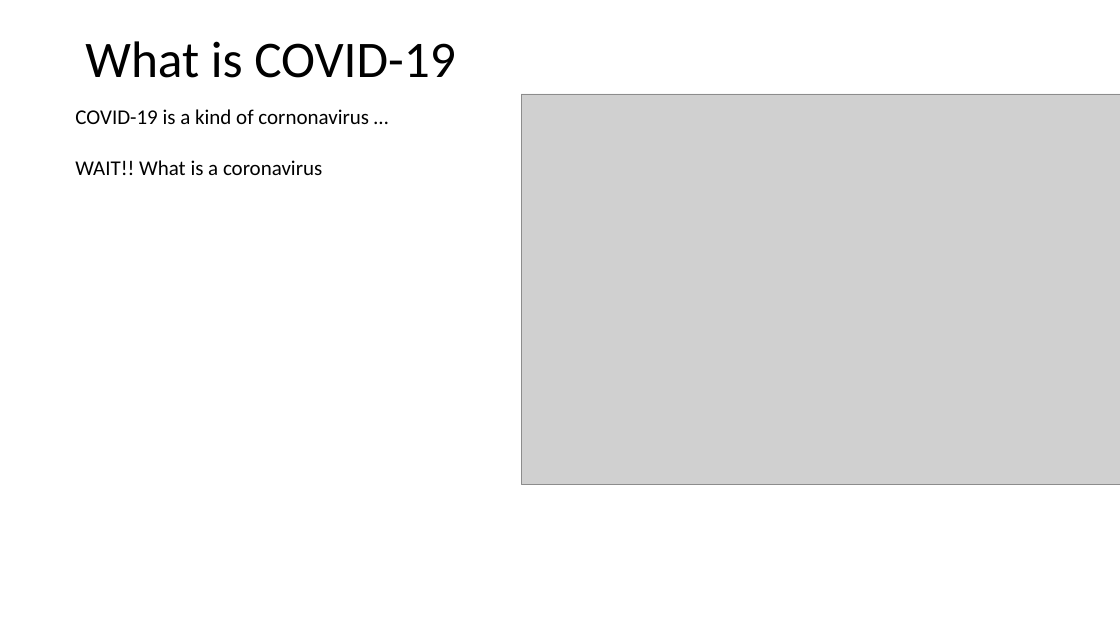
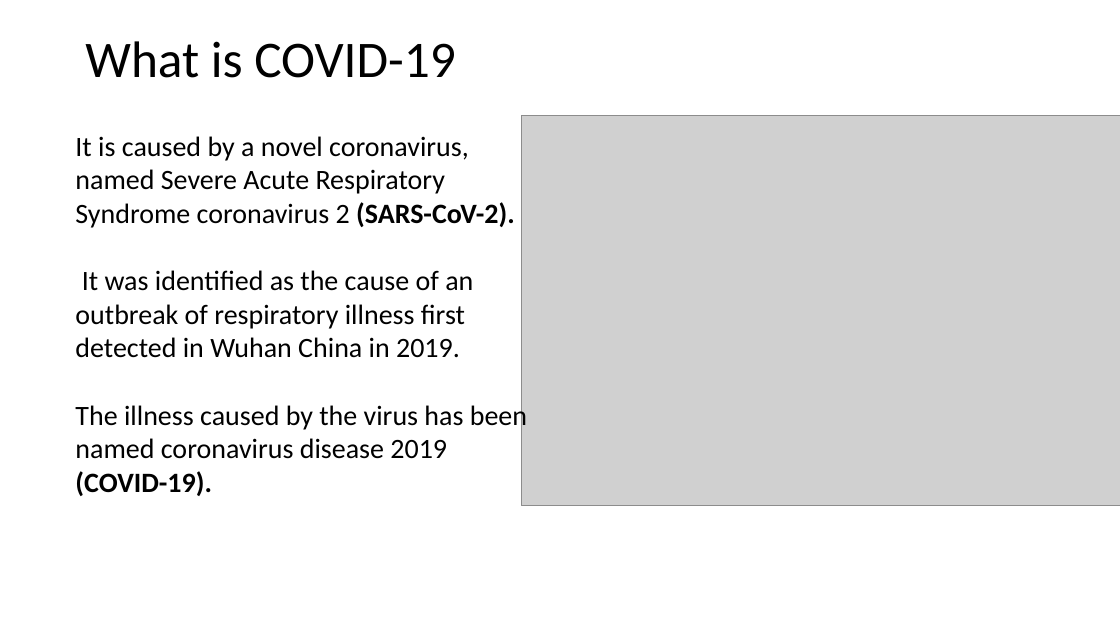
Before and after one commit to engmarkrezk/DFT_FinalProject, a slide deck: slide 4 of DFT finalppt.pptx. Drawn at 1120x630 pixels with LibreOffice and Linux fonts; fonts in the diff are those of the drawing; grey boxes stand for pictures. Boxes give left, top, right and bottom in pixels: in the first picture for what was removed or moved away, otherwise in the second. Text is boxed around its words. In the diff, an @@ line names an element or a change of style, - is before the commit and + after.

Commit message:
More covid-19 information to ppt

```diff
--- a/DFT finalppt.pptx
+++ b/DFT finalppt.pptx
@@ picture: place and size @@
-picture at [521, 94, 1120, 485]
+picture at [521, 115, 1120, 506]
@@ text at [75, 136, 527, 496]: text changed; size 18 to 24 pt @@
-COVID-19 is a kind of cornonavirus …
-WAIT!! What is a coronavirus
+It is caused by a novel coronavirus, named Severe Acute Respiratory Syndrome coronavirus 2 (SARS-CoV-2).
+It was identified as the cause of an outbreak of respiratory illness first detected in Wuhan China in 2019.
+The illness caused by the virus has been named coronavirus disease 2019 (COVID-19).
```
Also in this commit, not shown: 1 other slide changed, 3 slides added.
